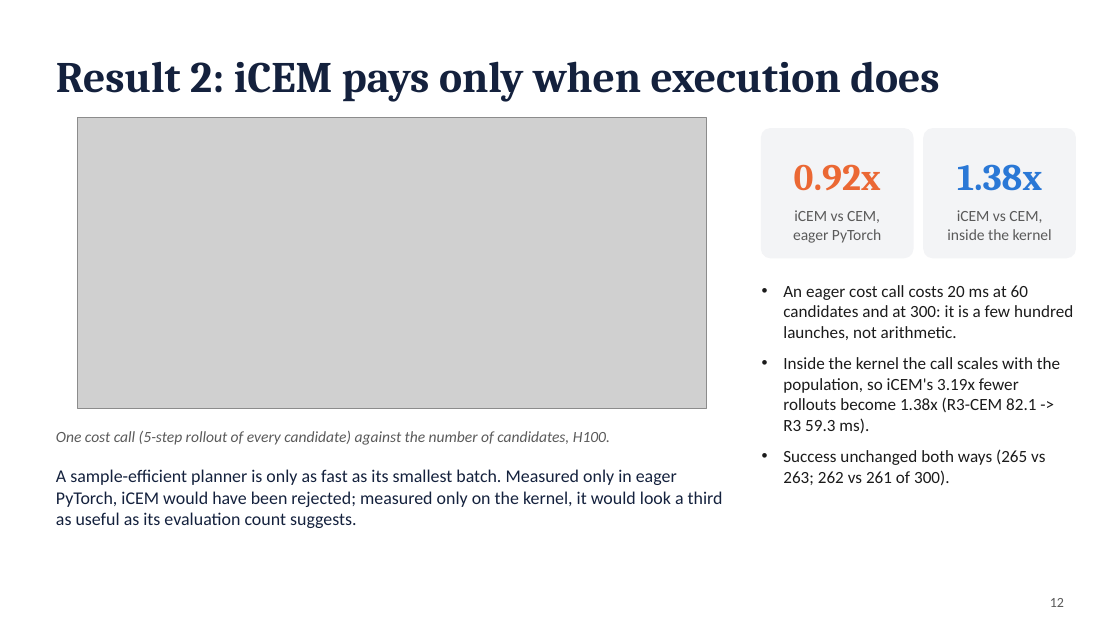
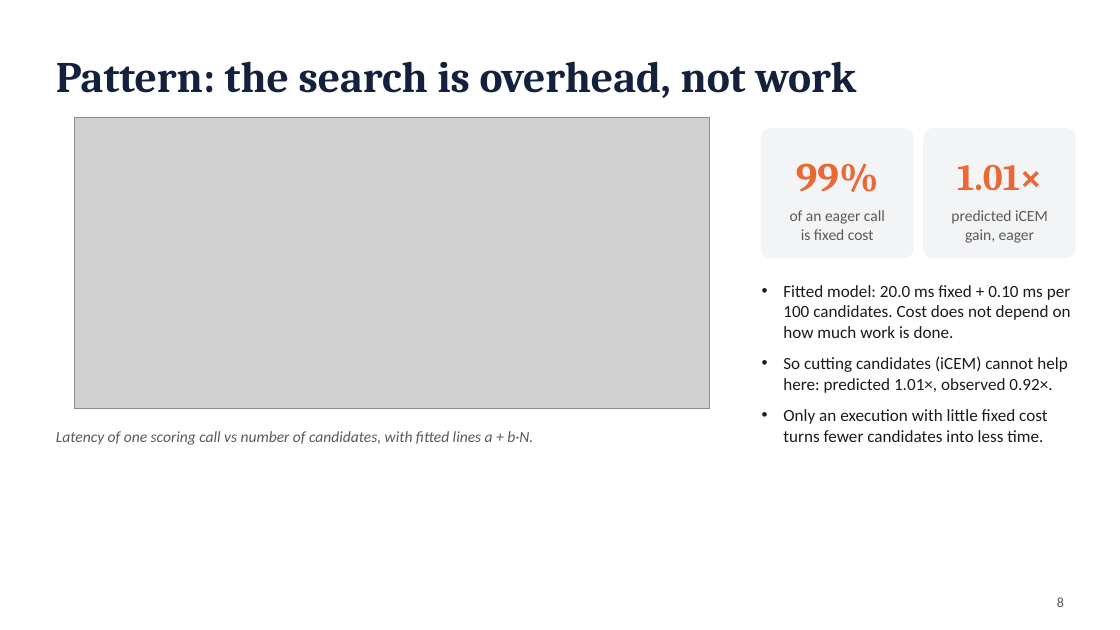
Before and after one commit to antoinenguyen27/lewm-flash, a slide deck: slide 8 of docs/paper/presentation.pptx (slide 12 before the commit). Drawn at 1120x630 pixels with LibreOffice and Linux fonts; fonts in the diff are those of the drawing; grey boxes stand for pictures. Boxes give left, top, right and bottom in pixels: in the first picture for what was removed or moved away, otherwise in the second. Text is boxed around its words. In the diff, an @@ line names an element or a change of style, - is before the commit and + after.

```diff
--- a/docs/paper/presentation.pptx
+++ b/docs/paper/presentation.pptx
@@ text at bbox=[56, 61, 856, 98]: text changed @@
-Result 2: iCEM pays only when execution does
+Pattern: the search is overhead, not work
@@ text at bbox=[796, 163, 879, 192]: text changed; size 24 to 26 pt @@
-0.92x
+99%
@@ text at bbox=[957, 164, 1042, 191]: text changed; text colour #2A78D6 to #EB6834 @@
-1.38x
+1.01×
@@ text at bbox=[790, 210, 885, 240]: text changed @@
-iCEM vs CEM,
-eager PyTorch
+of an eager call
+is fixed cost
@@ text at bbox=[951, 210, 1048, 243]: text changed @@
-iCEM vs CEM,
-inside the kernel
+predicted iCEM
+gain, eager
@@ text at bbox=[783, 285, 1071, 442]: text changed @@
-• An eager cost call costs 20 ms at 60 candidates and at 300: it is a few hundred launches, not arithmetic.
-• Inside the kernel the call scales with the population, so iCEM's 3.19x fewer rollouts become 1.38x (R3-CEM 82.1 -> R3 59.3 ms).
-• Success unchanged both ways (265 vs 263; 262 vs 261 of 300).
+• Fitted model: 20.0 ms fixed + 0.10 ms per 100 candidates. Cost does not depend on how much work is done.
+• So cutting candidates (iCEM) cannot help here: predicted 1.01×, observed 0.92×.
+• Only an execution with little fixed cost turns fewer candidates into less time.
@@ text at bbox=[56, 431, 533, 445]: text changed @@
-One cost call (5-step rollout of every candidate) against the number of candidates, H100.
+Latency of one scoring call vs number of candidates, with fitted lines a + b·N.
@@ text removed at bbox=[56, 469, 723, 528] @@
-A sample-efficient planner is only as fast as its smallest batch. Measured only in eager PyTorch, iCEM would have been rejected; measured only on the kernel, it would look a third as useful as its evaluation count suggests.
@@ text at bbox=[1057, 597, 1064, 607]: text changed @@
-12
+8
```
Also in this commit, not shown: 6 other slides changed, 7 slides added, 10 slides removed, 33 other files.
